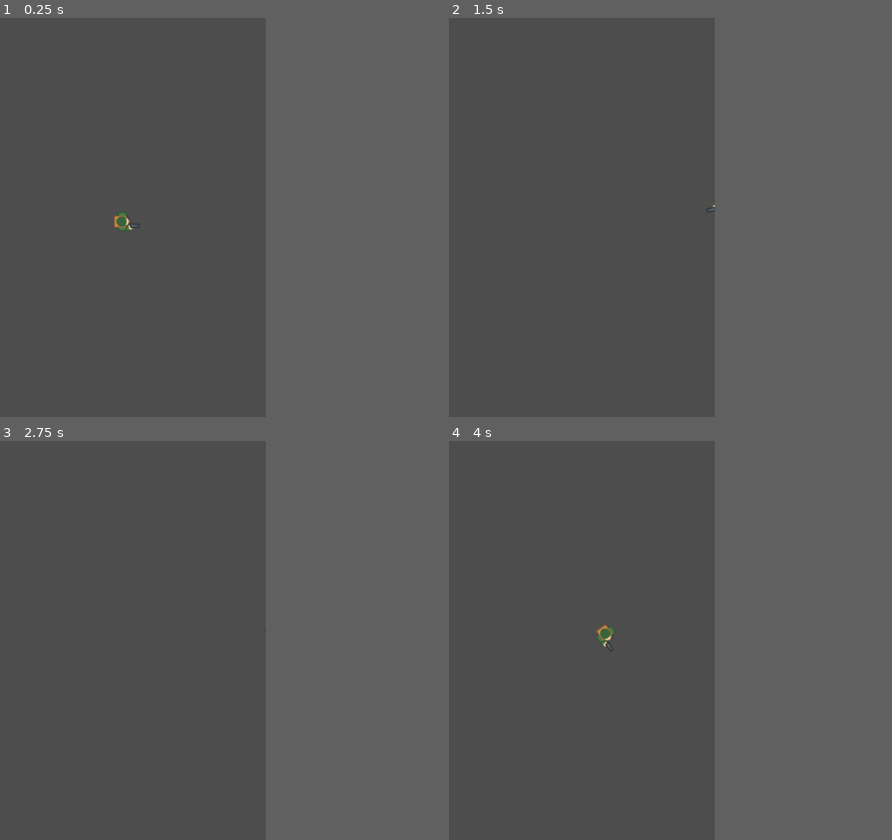
Above: before the commit, frames 1-4 (two rows, left to right).
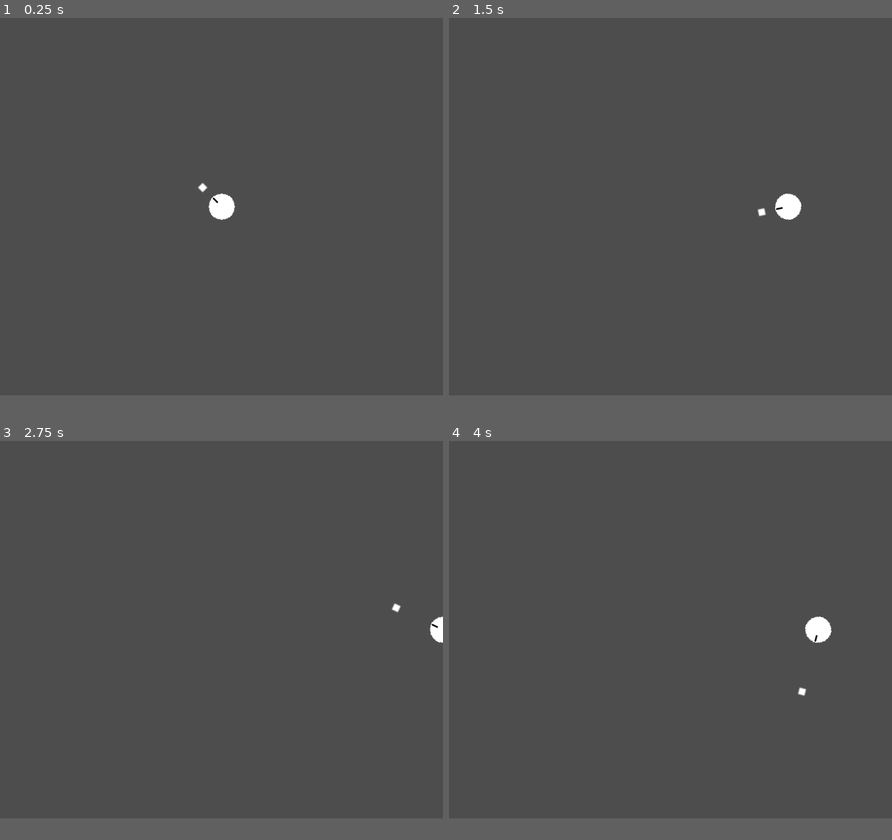
Above: after the commit, the same moments.

Repository: NazaQuintero/trigerna
Game: Godot game, scene res://player.tscn
Two runs of this game, one before a commit and one after it. Both use one fixed random seed, a clock stepped at 60 frames per second and the inputs below. Before the commit the project has no main scene; this scene is started directly in both runs.
Inputs (mouse positions are in pixels of both pictures, inside the frame that each line leads up to):
- Up to frame 1 (0.25 s): no input
- Up to frame 2 (1.5 s): tap Enter at 0.5 s; move the mouse to (639, 197) at 0.52 s; hold D (move_right) 0.53-1.25 s; click (639, 197) at 0.6 s; drag from (528, 237) to (568, 297) at 1.27 s
- Up to frame 3 (2.75 s): tap Space at 2 s; move the mouse to (159, 552) at 2.02 s; hold D (move_right) from 2.03 s (still down); hold Shift from 2.03 s (still down); click (159, 552) at 2.3 s
- Up to frame 4 (4 s): release D (move_right) at 2.75 s; release Shift at 2.75 s; drag from (568, 720) to (502, 580) at 2.77 s; tap Enter at 3.5 s; move the mouse to (661, 700) at 3.52 s; hold A (move_left) from 3.53 s (still down); tap Ctrl at 3.6 s; click (661, 700) at 3.8 s
In our replay, the window is 480x720 before the commit and 800x681 after it. These sizes can differ from the game's own. Grey fills any space a smaller window leaves; there, only what the larger window draws over its background counts as a difference.

The runs differ from the first frame. In frame 1, 0.5% of the frame differs, in the area x 25-54%, y 41-54%; in frame 2, 0.4%; in frame 3, 0.2%; in frame 4, 0.5%.

Commit message:
adds simple fist node

Diff:
--- a/player.gd
+++ b/player.gd
@@ -3,19 +3,21 @@
 
 @export var speed = 400 # How fast the player will move (pixels/sec).
 var screen_size
+var fist: Node2D
+var fist_animation_player: AnimationPlayer
 var _smoothed_mouse_pos: Vector2
 
 # Called when the node enters the scene tree for the first time.
 func _ready():
 	screen_size = get_viewport_rect().size
+	fist = get_node("Fist")
+	fist_animation_player = fist.get_node("FistAnimationPlayer")
 	hide()
 	start(get_viewport_rect().size / 2)
 
 
 # Called every frame. 'delta' is the elapsed time since the previous frame.
 func _process(delta):
-	_smoothed_mouse_pos = lerp(_smoothed_mouse_pos, get_global_mouse_position(), 0.3)
-	look_at(get_global_mouse_position())
 	var velocity = Vector2.ZERO # The player's movement vector.
 	if Input.is_action_pressed("move_right"):
 		velocity.x += 1
@@ -35,11 +37,12 @@
 	position += velocity * delta
 	position = position.clamp(Vector2.ZERO, screen_size)
 
-	if velocity.x != 0:
-		$AnimatedSprite2D.animation = "walk"
-		$AnimatedSprite2D.flip_v = false
-	elif velocity.y != 0:
-		$AnimatedSprite2D.animation = "up"
+	$AnimatedSprite2D.animation = "walk"
+	_smoothed_mouse_pos = lerp(_smoothed_mouse_pos, get_global_mouse_position(), 0.3)
+	look_at(get_global_mouse_position())
+
+	if Input.is_action_just_pressed("ui_attack") and not fist_animation_player.is_playing():
+		fist_animation_player.play("attack")
 
 
 func _on_body_entered(_body):
@@ -48,6 +51,7 @@
 	# Must be deferred as we can't change physics properties on a physics callback.
 	$CollisionShape2D.set_deferred("disabled", true)
 
+
 func start(pos):
 	position = pos
 	show()
--- a/player.tscn
+++ b/player.tscn
@@ -1,42 +1,118 @@
-[gd_scene load_steps=5 format=3 uid="uid://bit7twvnjyqs4"]
+[gd_scene load_steps=10 format=3 uid="uid://b77u56sn3ppkb"]
 
 [ext_resource type="Script" path="res://player.gd" id="1_ffg5s"]
-[ext_resource type="Texture2D" uid="uid://c8ipvo56vj4e1" path="res://art/soldier1_gun.png" id="2_qykec"]
+[ext_resource type="Texture2D" uid="uid://bavvmijbnt1e5" path="res://art/Hero.png" id="2_mnydm"]
+[ext_resource type="Texture2D" uid="uid://2ixwe0gb8vrb" path="res://art/Fist.png" id="3_or18i"]
 
 [sub_resource type="SpriteFrames" id="SpriteFrames_b5gsf"]
 animations = [{
 "frames": [{
 "duration": 1.0,
-"texture": ExtResource("2_qykec")
-}],
-"loop": true,
-"name": &"up",
-"speed": 5.0
-}, {
-"frames": [{
-"duration": 1.0,
-"texture": ExtResource("2_qykec")
+"texture": ExtResource("2_mnydm")
 }],
 "loop": true,
 "name": &"walk",
 "speed": 5.0
 }]
 
-[sub_resource type="CapsuleShape2D" id="CapsuleShape2D_2giab"]
-radius = 14.0
-height = 38.0
+[sub_resource type="CircleShape2D" id="CircleShape2D_8f8is"]
+radius = 17.0
+
+[sub_resource type="Animation" id="Animation_51nxl"]
+resource_name = "attack"
+length = 0.7
+step = 0.05
+tracks/0/type = "value"
+tracks/0/imported = false
+tracks/0/enabled = true
+tracks/0/path = NodePath("Node2D:rotation")
+tracks/0/interp = 1
+tracks/0/loop_wrap = true
+tracks/0/keys = {
+"times": PackedFloat32Array(0.2),
+"transitions": PackedFloat32Array(1),
+"update": 0,
+"values": [0.0]
+}
+tracks/1/type = "value"
+tracks/1/imported = false
+tracks/1/enabled = true
+tracks/1/path = NodePath("Node2D:position")
+tracks/1/interp = 1
+tracks/1/loop_wrap = true
+tracks/1/keys = {
+"times": PackedFloat32Array(0, 0.2, 0.6),
+"transitions": PackedFloat32Array(1, 1, 1),
+"update": 0,
+"values": [Vector2(2.08165e-12, 2.08165e-12), Vector2(30, 2.08165e-12), Vector2(2.08165e-12, 2.08165e-12)]
+}
+
+[sub_resource type="Animation" id="Animation_gi6t8"]
+length = 0.001
+tracks/0/type = "value"
+tracks/0/imported = false
+tracks/0/enabled = true
+tracks/0/path = NodePath("Node2D:rotation")
+tracks/0/interp = 1
+tracks/0/loop_wrap = true
+tracks/0/keys = {
+"times": PackedFloat32Array(0),
+"transitions": PackedFloat32Array(1),
+"update": 0,
+"values": [0.0]
+}
+tracks/1/type = "value"
+tracks/1/imported = false
+tracks/1/enabled = true
+tracks/1/path = NodePath("Node2D:position")
+tracks/1/interp = 1
+tracks/1/loop_wrap = true
+tracks/1/keys = {
+"times": PackedFloat32Array(0),
+"transitions": PackedFloat32Array(1),
+"update": 0,
+"values": [Vector2(0, 0)]
+}
+
+[sub_resource type="AnimationLibrary" id="AnimationLibrary_1c135"]
+_data = {
+"RESET": SubResource("Animation_gi6t8"),
+"attack": SubResource("Animation_51nxl")
+}
+
+[sub_resource type="RectangleShape2D" id="RectangleShape2D_yajom"]
 
 [node name="Player" type="Area2D"]
+scale = Vector2(2, 2)
 script = ExtResource("1_ffg5s")
 
 [node name="AnimatedSprite2D" type="AnimatedSprite2D" parent="."]
-position = Vector2(-11, 7.125)
-scale = Vector2(0.923077, 0.831395)
+position = Vector2(2.08165e-12, 2.08165e-12)
+rotation = 1.5708
 sprite_frames = SubResource("SpriteFrames_b5gsf")
-animation = &"up"
+animation = &"walk"
 
 [node name="CollisionShape2D" type="CollisionShape2D" parent="."]
-position = Vector2(-20, 8)
-shape = SubResource("CapsuleShape2D_2giab")
+position = Vector2(2.08165e-12, 2.08165e-12)
+shape = SubResource("CircleShape2D_8f8is")
+
+[node name="Fist" type="Node2D" parent="."]
+scale = Vector2(2, 2)
+
+[node name="FistAnimationPlayer" type="AnimationPlayer" parent="Fist"]
+libraries = {
+"": SubResource("AnimationLibrary_1c135")
+}
+
+[node name="Node2D" type="Node2D" parent="Fist"]
+
+[node name="Sprite2D" type="Sprite2D" parent="Fist/Node2D"]
+position = Vector2(16.5, 0)
+texture = ExtResource("3_or18i")
+
+[node name="CollisionShape2D" type="CollisionShape2D" parent="Fist/Node2D"]
+position = Vector2(16.5, 2.08165e-12)
+scale = Vector2(0.2, 0.2)
+shape = SubResource("RectangleShape2D_yajom")
 
 [connection signal="body_entered" from="." to="." method="_on_body_entered"]
--- a/project.godot
+++ b/project.godot
@@ -11,13 +11,14 @@
 [application]
 
 config/name="Trigerna"
+run/main_scene="res://player.tscn"
 config/features=PackedStringArray("4.1", "Forward Plus")
 config/icon="res://icon.svg"
 
 [display]
 
-window/size/viewport_width=480
-window/size/viewport_height=720
+window/size/viewport_width=1080
+window/size/viewport_height=920
 window/stretch/mode="canvas_items"
 
 [editor_plugins]
@@ -46,3 +47,14 @@
 "events": [Object(InputEventKey,"resource_local_to_scene":false,"resource_name":"","device":-1,"window_id":0,"alt_pressed":false,"shift_pressed":false,"ctrl_pressed":false,"meta_pressed":false,"pressed":false,"keycode":0,"physical_keycode":83,"key_label":0,"unicode":115,"echo":false,"script":null)
 ]
 }
+ui_attack={
+"deadzone": 0.5,
+"events": [Object(InputEventMouseButton,"resource_local_to_scene":false,"resource_name":"","device":-1,"window_id":0,"alt_pressed":false,"shift_pressed":false,"ctrl_pressed":false,"meta_pressed":false,"button_mask":0,"position":Vector2(0, 0),"global_position":Vector2(0, 0),"factor":1.0,"button_index":1,"canceled":false,"pressed":false,"double_click":false,"script":null)
+]
+}
+
+[layer_names]
+
+2d_physics/layer_1="World"
+2d_physics/layer_2="Player"
+2d_physics/layer_3="Enemy"
Not shown, added: art/Enemy.png.import
Not shown, added: art/Fist.png.import
Not shown, added: art/Hero.png.import
